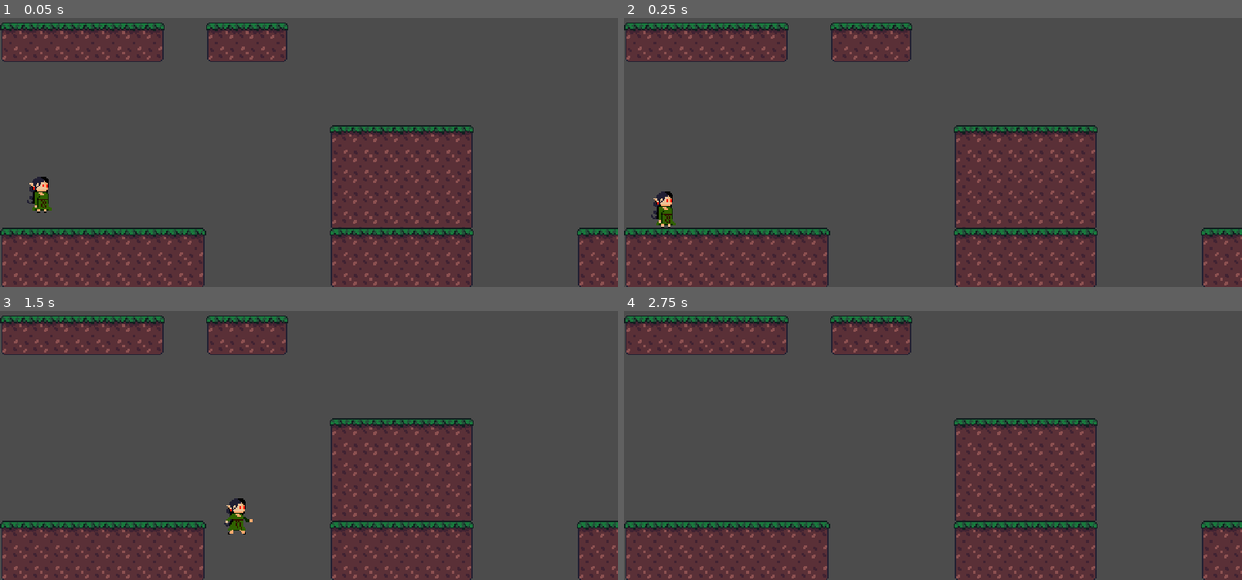
Above: before the commit, frames 1-4 (two rows, left to right).
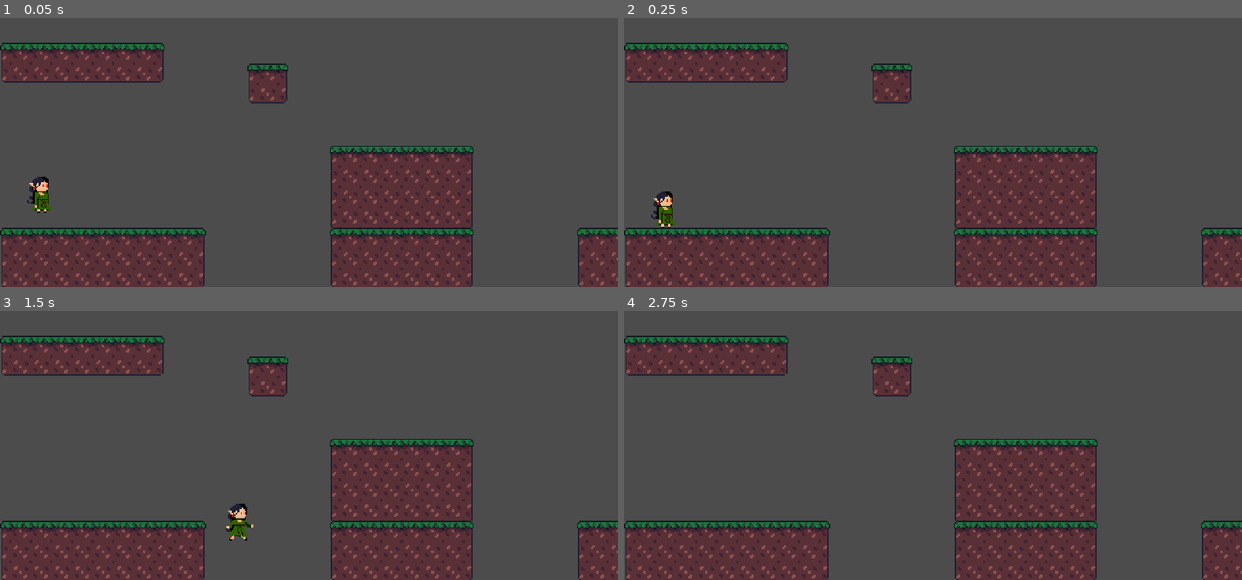
Above: after the commit, the same moments.

Repository: Espetinho-de-Legumes/Lia-na-Floresta-Magica
Game: Godot game, scene res://scenes/Playground.tscn
Same seed, same stepped clock (60 frames per second), same inputs: the game is played once before the commit and once after it.
Inputs:
- Up to frame 1 (0.05 s): no input
- Up to frame 2 (0.25 s): no input
- Up to frame 3 (1.5 s): hold S (Fall) 0.53-1.28 s; hold D (right) from 0.53 s (still down); tap Space (jump) at 0.77 s; tap S (Fall) at 1.35 s
- Up to frame 4 (2.75 s): tap Space (jump) at 1.52 s; tap Enter at 2 s; release D (right) at 2.03 s; hold A (left) from 2.03 s (still down); hold S (Fall) from 2.03 s (still down)

The runs differ from the first frame. In frame 1, 10% of the frame differs, in the area x 0-77%, y 1-52%; in frame 2, 10%; in frame 3, 11%, in the area x 0-77%, y 1-86%; in frame 4, 10%.

Commit message:
Implementando Fall Through Plataform: Agora com os estados modulados

Diff:
--- a/scenes/Player.tscn
+++ b/scenes/Player.tscn
@@ -135,7 +135,7 @@
 texture = ExtResource( 2 )
 hframes = 5
 vframes = 5
-frame = 2
+frame = 4
 
 [node name="CollisionArea" type="CollisionShape2D" parent="."]
 position = Vector2( 0.0049205, 1.98072 )
--- a/scenes/Playground.tscn
+++ b/scenes/Playground.tscn
@@ -11,22 +11,28 @@
 tile_set = ExtResource( 3 )
 cell_size = Vector2( 16, 16 )
 show_collision = true
+collision_layer = 8
+collision_mask = 17
 format = 1
-tile_data = PoolIntArray( 262144, 0, 0, 262145, 0, 1, 262146, 0, 1, 262147, 0, 1, 262148, 0, 1, 262149, 0, 1, 262150, 0, 1, 262151, 0, 2, 262154, 0, 0, 262155, 0, 1, 262156, 0, 1, 262157, 0, 2, 327680, 0, 131072, 327681, 0, 131073, 327682, 0, 131073, 327683, 0, 131073, 327684, 0, 131073, 327685, 0, 131073, 327686, 0, 131073, 327687, 0, 131074, 327690, 0, 131072, 327691, 0, 131073, 327692, 0, 131073, 327693, 0, 131074, 917504, 0, 0, 917505, 0, 1, …(1221 unchanged characters)…
+tile_data = PoolIntArray( 327680, 0, 0, 327681, 0, 1, 327682, 0, 1, 327683, 0, 1, 327684, 0, 1, 327685, 0, 1, 327686, 0, 1, 327687, 0, 2, 393216, 0, 131072, 393217, 0, 131073, 393218, 0, 131073, 393219, 0, 131073, 393220, 0, 131073, 393221, 0, 131073, 393222, 0, 131073, 393223, 0, 131074, 393228, 0, 0, 393229, 0, 2, 458764, 0, 131072, 458765, 0, 131074, 917504, 0, 0, 917505, 0, 1, …(1221 unchanged characters)…
 
 [node name="BehindWall" type="TileMap" parent="."]
 tile_set = ExtResource( 4 )
 cell_size = Vector2( 16, 16 )
 show_collision = true
+collision_layer = 4
+collision_mask = 17
 format = 1
-tile_data = PoolIntArray( 655376, 0, 0, 655377, 0, 1, 655378, 0, 1, 655379, 0, 1, 655380, 0, 1, 655381, 0, 1, 655382, 0, 2, 720912, 0, 0, 720913, 0, 1, 720914, 0, 1 …(254 unchanged characters)…
+tile_data = PoolIntArray( 720912, 0, 0, 720913, 0, 1, 720914, 0, 1 …(254 unchanged characters)…
 
 [node name="One Way Plataform" type="TileMap" parent="."]
 tile_set = ExtResource( 2 )
 cell_size = Vector2( 16, 16 )
 show_collision = true
+collision_layer = 2
+collision_mask = 16
 format = 1
-tile_data = PoolIntArray( 589840, 0, 0, 589841, 0, 1, 589842, 0, 1, 589843, 0, 1, 589844, 0, 1, 589845, 0, 1, 589846, 0, 2 )
+tile_data = PoolIntArray( 655376, 0, 0, 655377, 0, 1, 655378, 0, 1, 655379, 0, 1, 655380, 0, 1, 655381, 0, 1, 655382, 0, 2 )
 
 [node name="Player" parent="." instance=ExtResource( 1 )]
 position = Vector2( 32, 192 )
--- a/scripts/Player/On Ground/idleState.gd
+++ b/scripts/Player/On Ground/idleState.gd
@@ -19,7 +19,7 @@
 	if self.actor.canJump():
 		emit_signal("finished", "jump")
 
-	# fallThroughPlataform()
+	self.actor.fallThroughPlataform()
 
 func physicsUpdate(delta:float) -> void:
 	.physicsUpdate(delta)
--- a/scripts/Player/On Ground/onGround.gd
+++ b/scripts/Player/On Ground/onGround.gd
@@ -15,7 +15,8 @@
 		# emit_signal("finished", "jump")
 	# elif self.actor.velocity.y > 0:
 		# emit_signal("finished", "falling")
-	pass
+	if self.actor.hasFalledThrough:
+		emit_signal("finished", "falling")
 
 func physicsUpdate(delta: float) -> void:
 	self.actor.applyGravity(delta)
--- a/scripts/Player/On Ground/walkState.gd
+++ b/scripts/Player/On Ground/walkState.gd
@@ -23,7 +23,7 @@
 	if self.actor.canJump():
 		emit_signal("finished", "jump")
 
-	# self.actor.fallThroughPlataform()
+	self.actor.fallThroughPlataform()
 
 func get_name() -> String:
 	return "walk"
--- a/scripts/Player/Player.gd
+++ b/scripts/Player/Player.gd
@@ -73,7 +73,6 @@
 	velocity = move_and_slide(velocity, Vector2.UP)
 
 	if velocity.y > 0 && velocity.y < 0.5:
-		print("FOI")
 		velocity.y = 0
 
 func desacelerar(delta: float) -> void:
@@ -117,3 +116,11 @@
 
 func get_name() -> String:
 	return "idle"
+
+
+func _on_PassThroughDetection_body_entered(body: Node) -> void:
+	collidingWithPlataform = true
+
+
+func _on_PassThroughDetection_body_exited(body: Node) -> void:
+	collidingWithPlataform = false
--- a/scripts/StateMachine.gd
+++ b/scripts/StateMachine.gd
@@ -54,5 +54,5 @@
 
 	currentState.exit()
 	currentState = statesMap[newState]
-	emit_signal("state_changed", currentState)
+	# emit_signal("state_changed", currentState)
 	currentState.enter()
